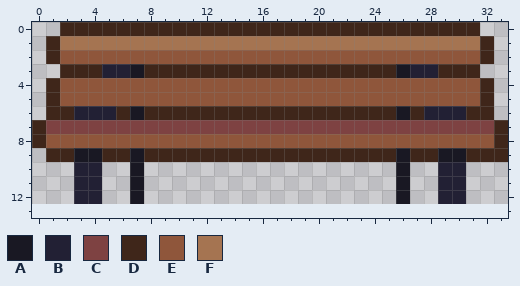
Two versions of one pixel-art file, assets/img/park-bench.aseprite. This is how it looked before the edit.
34x13 pixels, 1 frame. The old version is drawn lined up with the new one, on the new canvas.
Palette (. is transparent): A #191823  B #222034  C #7e4242  D #3f261a  E #8f563b  F #a57451
After:
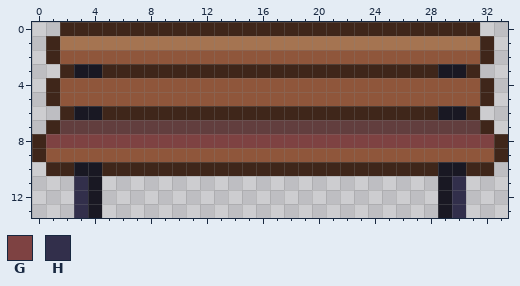
Colours new in this view: G #7e4242  H #322f4b
From old to new:
{"change": "canvas 34x13 -> 34x14"}
{"colour":"C","old":"#7e4242","new":"#623e3e"}
{"y":3,"x":3,"old":"DDBBA","new":"AADDD"}
{"y":3,"x":26,"old":"ABBDD","new":"DDDAA"}
{"y":6,"x":1,"old":"D","new":"."}
{"y":6,"x":3,"old":"BBB","new":"AAD"}
{"y":6,"x":7,"old":"A","new":"D"}
{"y":6,"x":26,"old":"A","new":"D"}
{"y":6,"x":28,"old":"BBB","new":"DAA"}
{"y":6,"x":32,"old":"D","new":"."}
{"y":7,"x":0,"old":"DC","new":".D"}
{"y":7,"x":32,"old":"CD","new":"D."}
{"y":8,"x":1,"old":"EEEEEEEEEEEEEEEEEEEEEEEEEEEEEEEE","new":"GGGGGGGGGGGGGGGGGGGGGGGGGGGGGGGG"}
{"y":9,"x":0,"old":".DDAADDADDDDDDDDDDDDDDDDDDADDAADD","new":"DEEEEEEEEEEEEEEEEEEEEEEEEEEEEEEEE"}
{"y":10,"x":1,"old":"..BB..A..................A..BB..","new":"DDAADDDDDDDDDDDDDDDDDDDDDDDDAADD"}
{"y":11,"x":3,"old":"BB","new":"HA"}
{"y":11,"x":7,"old":"A","new":"."}
{"y":11,"x":26,"old":"A","new":"."}
{"y":11,"x":29,"old":"BB","new":"AH"}
{"y":12,"x":3,"old":"BB","new":"HA"}
{"y":12,"x":7,"old":"A","new":"."}
{"y":12,"x":26,"old":"A","new":"."}
{"y":12,"x":29,"old":"BB","new":"AH"}
{"y":13,"x":3,"old":"..","new":"HA"}
{"y":13,"x":29,"old":"..","new":"AH"}
